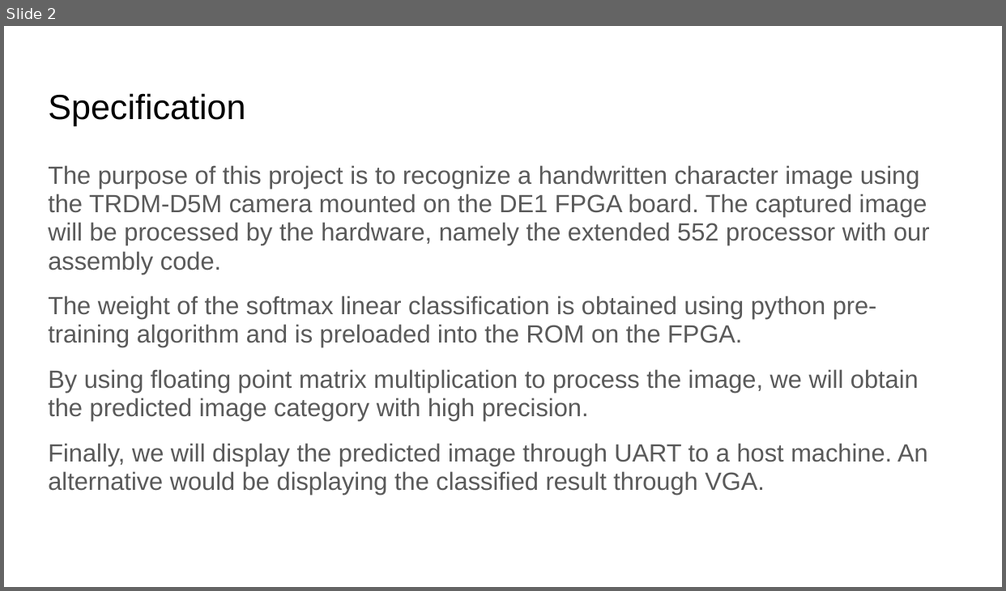
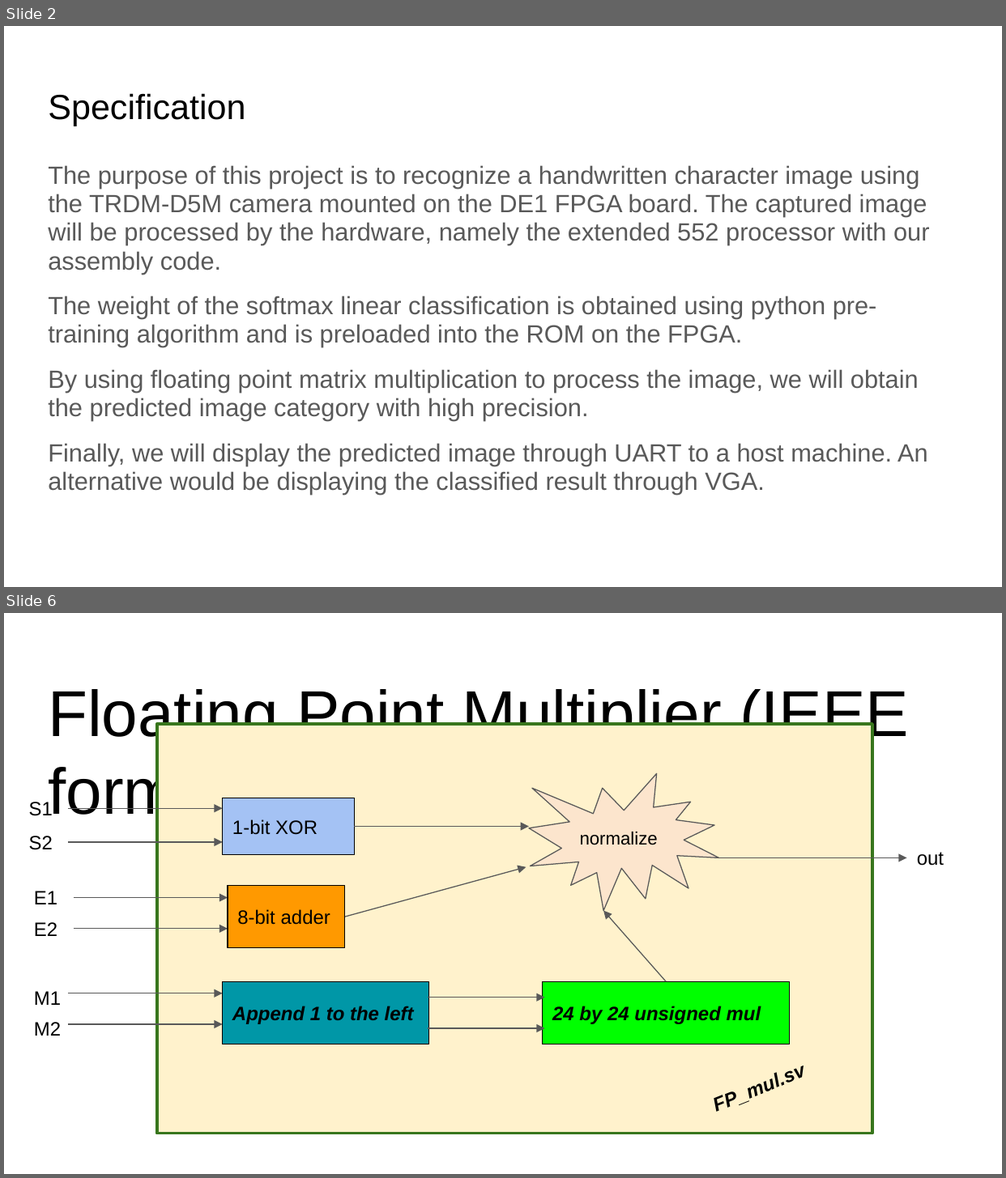
Before and after one commit to ShichenQiao/ECE554_SP23_FPGA_Handwriting_Recognition, a slide deck: Project/Specifications/block diagram.pptx. Shown one above the other, each under a label of ours: slide 2 before the commit, slides 2 and 6 after it; the slides between them are not shown. The pictures are 1006x591 and 1006x1178 pixels, drawn with LibreOffice and Linux fonts; fonts in the diff are those of the drawing. Boxes give left, top, right and bottom in pixels: in the first picture for what was removed or moved away, otherwise in the second. Text is boxed around its words. In the diff, an @@ line names an element or a change of style, - is before the commit and + after.

```diff
--- a/Project/Specifications/block diagram.pptx
+++ b/Project/Specifications/block diagram.pptx
@@ slide 6 added at bbox=[4, 613, 1002, 1174], background #FFFFFF @@
@@ title added at bbox=[48, 684, 909, 826], 46.8 pt, text #000000 @@
+Floating Point Multiplier (IEEE format)
@@ rectangle added at bbox=[156, 724, 872, 1133], fill #FFF2CC, outline #38761D 2.25 pt @@
@@ irregular seal added at bbox=[529, 773, 718, 910], fill #FCE5CD, outline #595959 0.75 pt, 13 pt, text #000000 @@
+normalize
@@ text added at bbox=[29, 802, 53, 816], 14 pt, text #000000 @@
+S1
@@ rectangle added at bbox=[223, 798, 354, 854], fill #A4C2F4, outline #000000 0.75 pt, 14 pt, text #000000 @@
+1-bit XOR
@@ arrow added from (69, 808) to (223, 808), #595959 0.75 pt @@
@@ arrow added from (354, 827) to (529, 827), #595959 0.75 pt @@
@@ text added at bbox=[29, 836, 53, 850], 14 pt, text #000000 @@
+S2
@@ arrow added from (69, 842) to (223, 842), #595959 0.75 pt @@
@@ text added at bbox=[917, 852, 944, 866], 14 pt, text #000000 @@
+out
@@ arrow added from (345, 917) to (526, 867), #595959 0.75 pt @@
@@ arrow added from (718, 858) to (907, 858), #595959 0.75 pt @@
@@ text added at bbox=[34, 891, 57, 905], 14 pt, text #000000 @@
+E1
@@ arrow added from (74, 897) to (228, 897), #595959 0.75 pt @@
@@ rectangle added at bbox=[228, 885, 345, 948], fill #FF9900, outline #000000 0.75 pt, 14 pt, text #000000 @@
+8-bit adder
@@ text added at bbox=[34, 922, 57, 936], 14 pt, text #000000 @@
+E2
@@ arrow added from (74, 928) to (228, 928), #595959 0.75 pt @@
@@ arrow added from (666, 982) to (603, 910), #595959 0.75 pt @@
@@ text added at bbox=[34, 991, 61, 1005], 14 pt, text #000000 @@
+M1
@@ arrow added from (69, 993) to (223, 993), #595959 0.75 pt @@
@@ rectangle added at bbox=[223, 982, 429, 1045], fill #0097A7, outline #000000 0.75 pt, 14 pt, text #000000, bold, italic @@
+Append 1 to the left
@@ arrow added from (427, 997) to (545, 997), #595959 0.75 pt @@
@@ rectangle added at bbox=[543, 982, 790, 1045], fill #00FF00, outline #000000 0.75 pt, 14 pt, text #000000, bold, italic @@
+24 by 24 unsigned mul
@@ text added at bbox=[34, 1022, 61, 1036], 14 pt, text #000000 @@
+M2
@@ arrow added from (69, 1024) to (223, 1024), #595959 0.75 pt @@
@@ arrow added from (427, 1029) to (545, 1029), #595959 0.75 pt @@
@@ text added at bbox=[777, 1066, 807, 1088], 14 pt, text #000000, bold, italic @@
+FP_mul.sv
```
Also in this commit, not shown: 10 slides changed, 3 other slides added, 5 other files.
